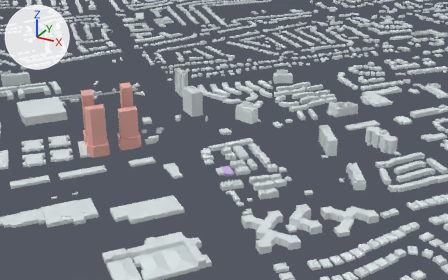
A saved change to the glTF model public/models/clarkson.glb.
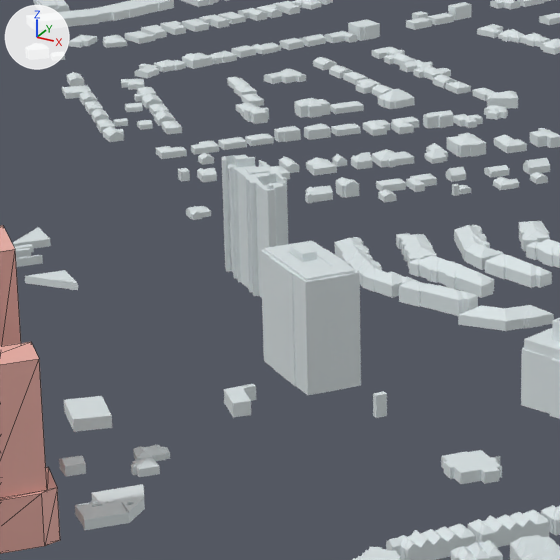
Each version is shown from a camera (50 mm lens) standing at (-3625.0, -9497.0, 554.0) and looking at (-4234.0, -8391.0, 1.0), then close up on the part from 29% to 54% of the width and 13% to 54% of the height. The lights are fixed; the arrows at upper left show +X, +Y and +Z. The last two pictures show the newer version. The close-ups show mesh edges as thin lines.

Objects in the first close-up: '82-5563', '82-5564', '82-5565', 'existing-82', 'existing-83'.
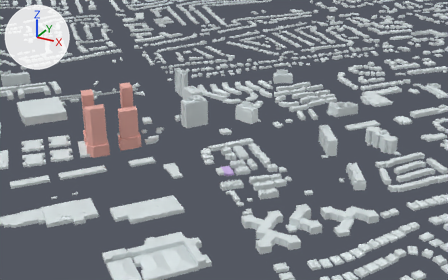
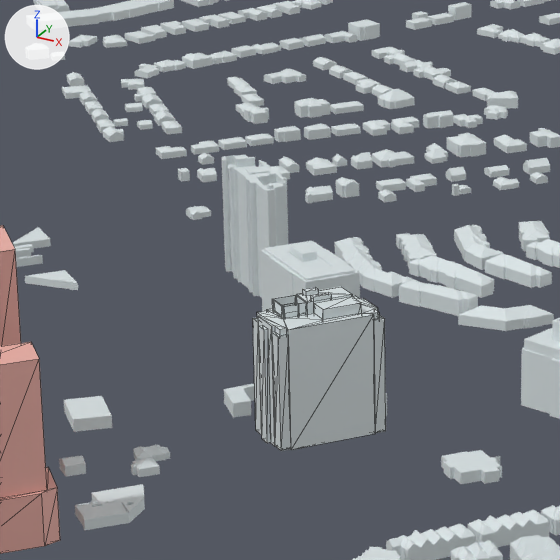
Location of each change, (x1, y1, x2, y2) in pixels of the close-ups (560 x 560 px):
'82-5574', added: after (253, 287, 386, 451)

What changed in the scene script:
```text
Add mat_defaultmaterial_038:
    mat_defaultmaterial_038 = bpy.data.materials.new('DefaultMaterial.038')
    mat_defaultmaterial_038.use_nodes = True; mat_defaultmaterial_038.node_tree.nodes.clear()
    _N = mat_defaultmaterial_038.node_tree.nodes; _L = mat_defaultmaterial_038.node_tree.links
    n0 = _N.new('ShaderNodeOutputMaterial'); n0.name = 'Material Output'
    n1 = _N.new('ShaderNodeBsdfPrincipled'); n1.name = 'Principled BSDF'
    n2 = _N.new('ShaderNodeVertexColor'); n2.name = 'Color Attribute'
    _L.new(n1.outputs[0], n0.inputs[0])  # 'BSDF' to 'Surface'
    _L.new(n2.outputs[0], n1.inputs[0])  # 'Color' to 'Base Color'
Add me_tile_82_glb_18:
    me_tile_82_glb_18.from_pydata(...)  # 204 vertices, 368 faces; spans x -4330.0..-4277.5, y -8429.6..-8370.6, z 27.8..93.1
    me_tile_82_glb_18.materials.append(mat_defaultmaterial_038)
Add ob_82_5574:
    ob_82_5574 = bpy.data.objects.new('82-5574', me_tile_82_glb_18)
    ob_82_5574.location = (0.0, 0.0, 0.0)
```
